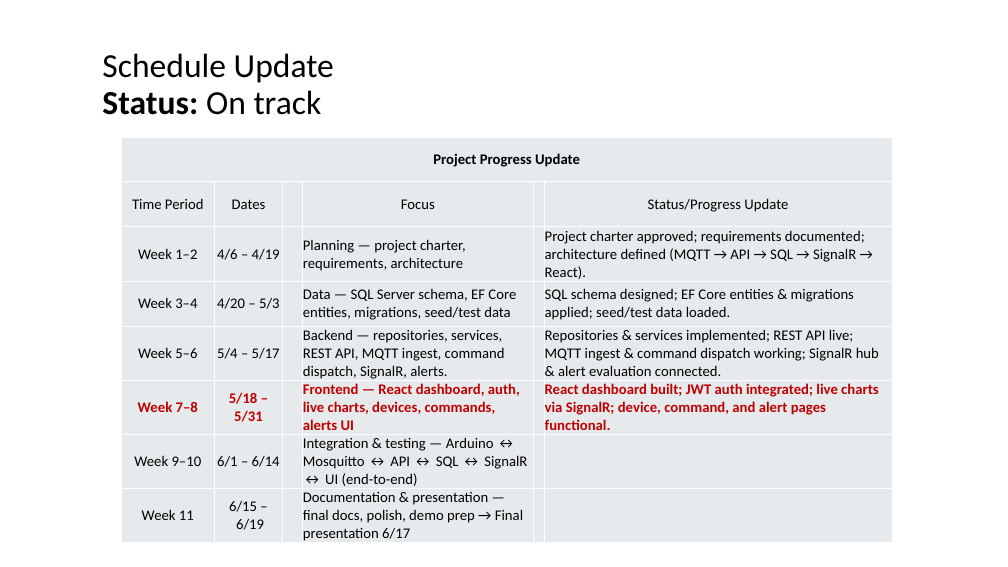
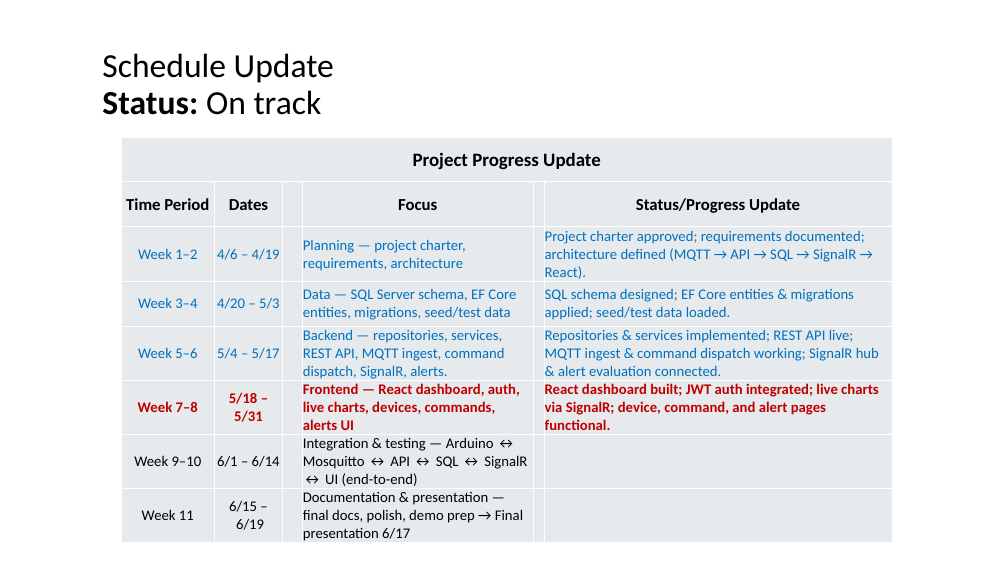
Before and after one commit to TranRTC/capstone_project, a slide deck: slide 2 of Documents/Presentation/Project Update/Project Update 4 (week7 & 8).pptx. Drawn at 1008x567 pixels with LibreOffice and Linux fonts; fonts in the diff are those of the drawing. Boxes give left, top, right and bottom in pixels: in the first picture for what was removed or moved away, otherwise in the second. Text is boxed around its words. In the diff, an @@ line names an element or a change of style, - is before the commit and + after.

```diff
--- a/Documents/Presentation/Project Update/Project Update 4 (week7 & 8).pptx
+++ b/Documents/Presentation/Project Update/Project Update 4 (week7 & 8).pptx
@@ table at bbox=[122, 137, 892, 545] @@
@@ size 14 to 18 pt in "Project Progress Update" @@
@@ size 14 to 16 pt, bold on in "Time Period", "Dates", "Focus", "Status/Progress Update" @@
@@ text colour #000000 to #0070C0 in "Week 1–2", "4/6 – 4/19", "Planning — project charter, requirements, architecture", "Project charter approved; requirements documented; architect ..." and 8 more places @@
```
Also in this commit, not shown: 6 other files.
